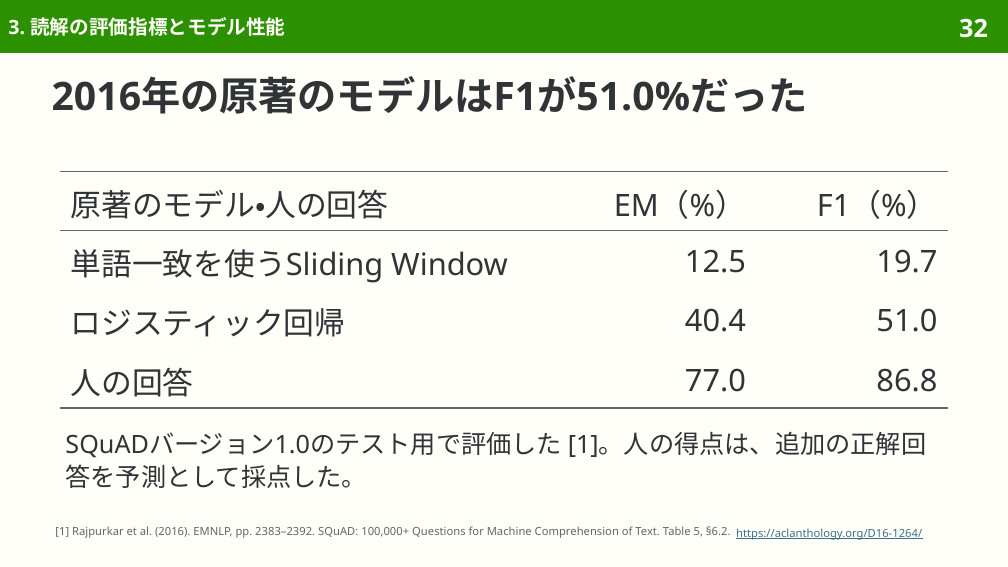
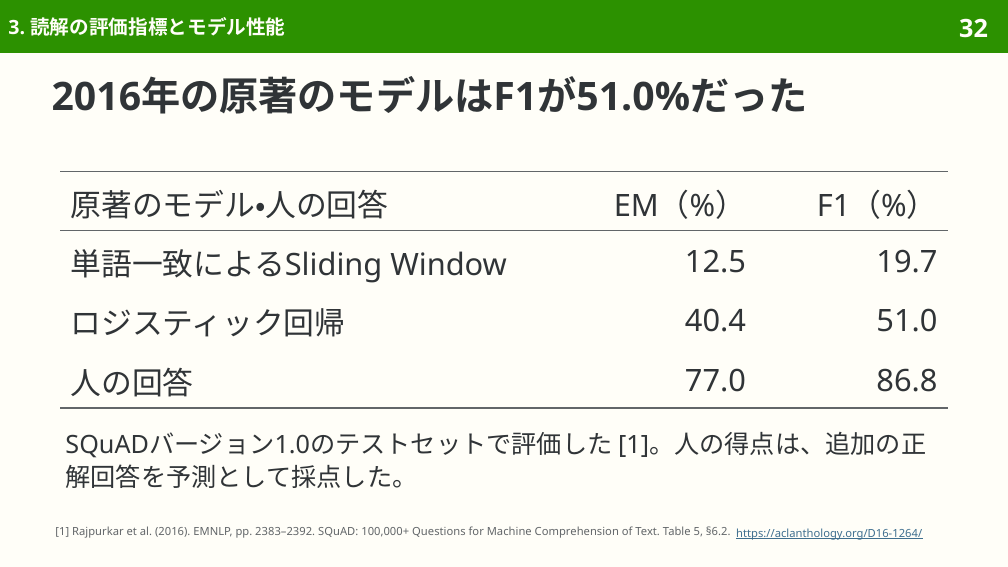
Before and after one commit to sasakiy84/datasets-in-10-minutes, a slide deck: slide 32 of slides/datasets-in-10-minutes-squad.pptx. Drawn at 1008x567 pixels with LibreOffice and Linux fonts; fonts in the diff are those of the drawing. Boxes give left, top, right and bottom in pixels: in the first picture for what was removed or moved away, otherwise in the second. Text is boxed around its words. In the diff, an @@ line names an element or a change of style, - is before the commit and + after.

```diff
--- a/slides/datasets-in-10-minutes-squad.pptx
+++ b/slides/datasets-in-10-minutes-squad.pptx
@@ table at <box>60,171,948,403</box> @@
-row 2, column 1: 単語一致を使うSliding Window
+row 2, column 1: 単語一致によるSliding Window
@@ text at <box>65,432,926,488</box>: text changed @@
-SQuADバージョン1.0のテスト用で評価した [1]。人の得点は、追加の正解回答を予測として採点した。
+SQuADバージョン1.0のテストセットで評価した [1]。人の得点は、追加の正解回答を予測として採点した。
```
Also in this commit, not shown: 20 other slides changed, 7 other files.
